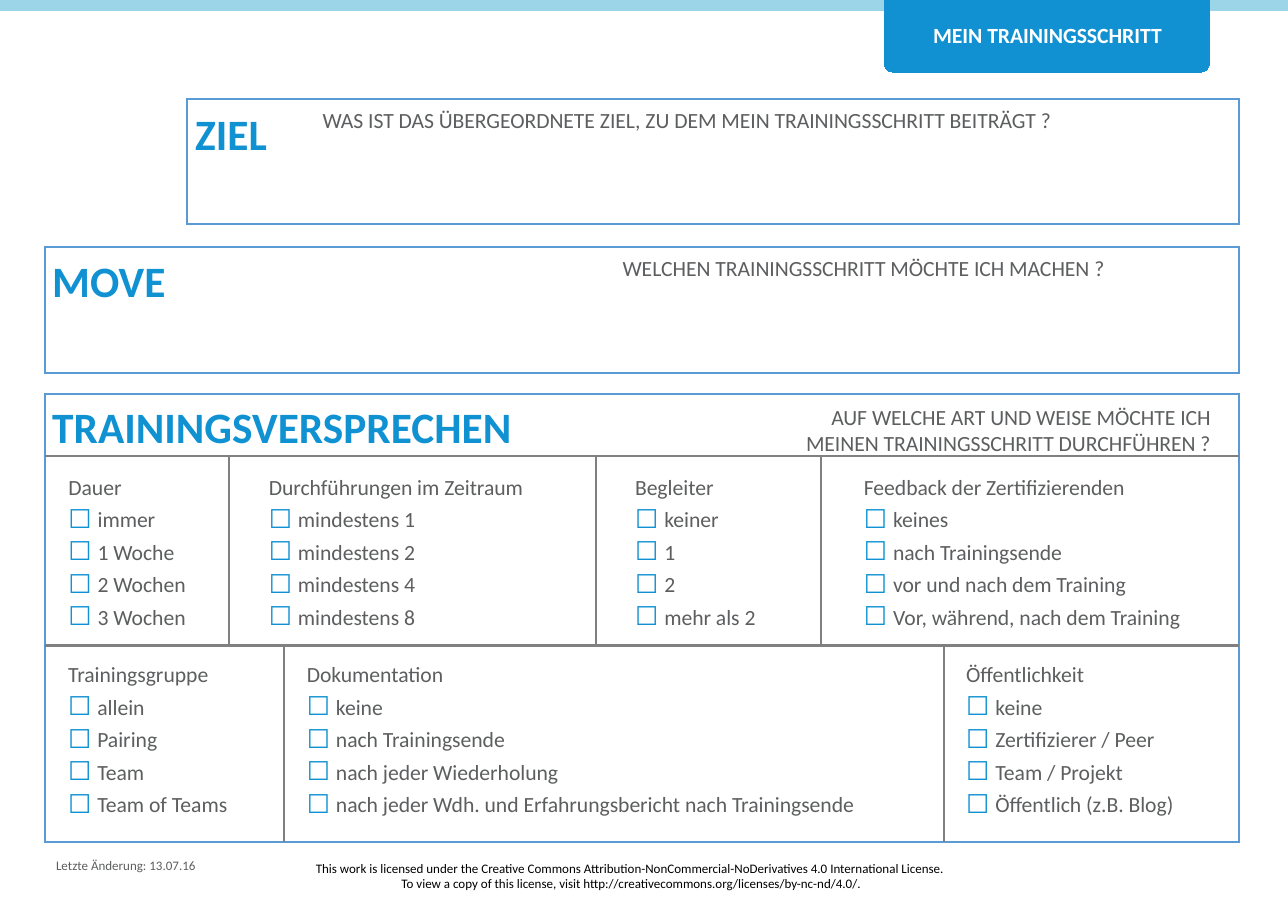
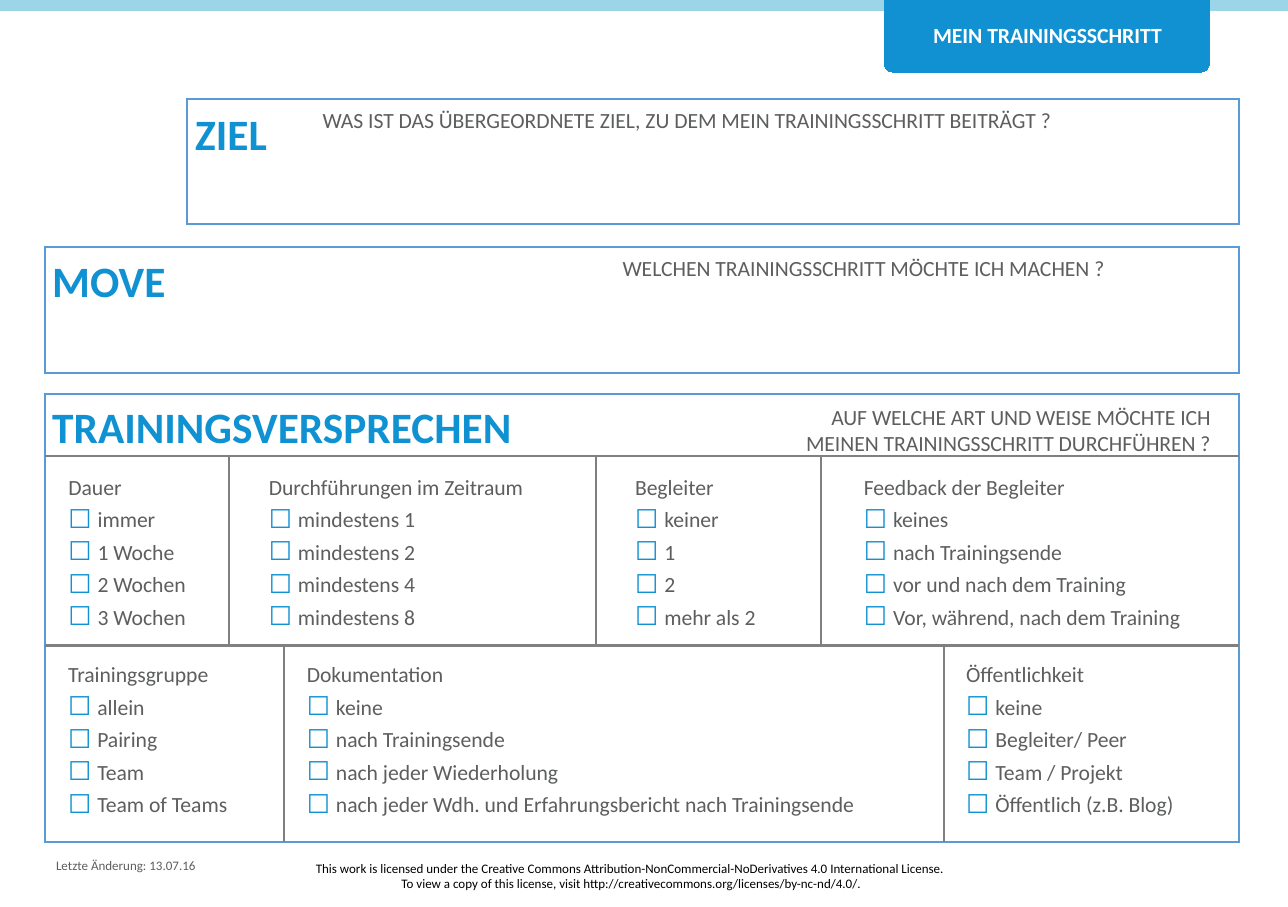
Before and after one commit to Teamtool/training-materials, a slide deck: slide 1 of training-cards/agile moves/01_templates/Trainingskarte_Blanko_Beginner.pptx. Drawn at 1288x907 pixels with LibreOffice and Linux fonts; fonts in the diff are those of the drawing; background and template pictures are left out. Boxes give left, top, right and bottom in pixels: in the first picture for what was removed or moved away, otherwise in the second. Text is boxed around its words. In the diff, an @@ line names an element or a change of style, - is before the commit and + after.

```diff
--- a/training-cards/agile moves/01_templates/Trainingskarte_Blanko_Beginner.pptx
+++ b/training-cards/agile moves/01_templates/Trainingskarte_Blanko_Beginner.pptx
@@ text at <box>864,480,1064,499</box>: text changed @@
-Feedback der Zertifizierenden
+Feedback der Begleiter
@@ text at <box>995,732,1127,751</box>: text changed @@
-☐ Zertifizierer / Peer
+☐ Begleiter/ Peer
```
Also in this commit, not shown: 6 other files.
